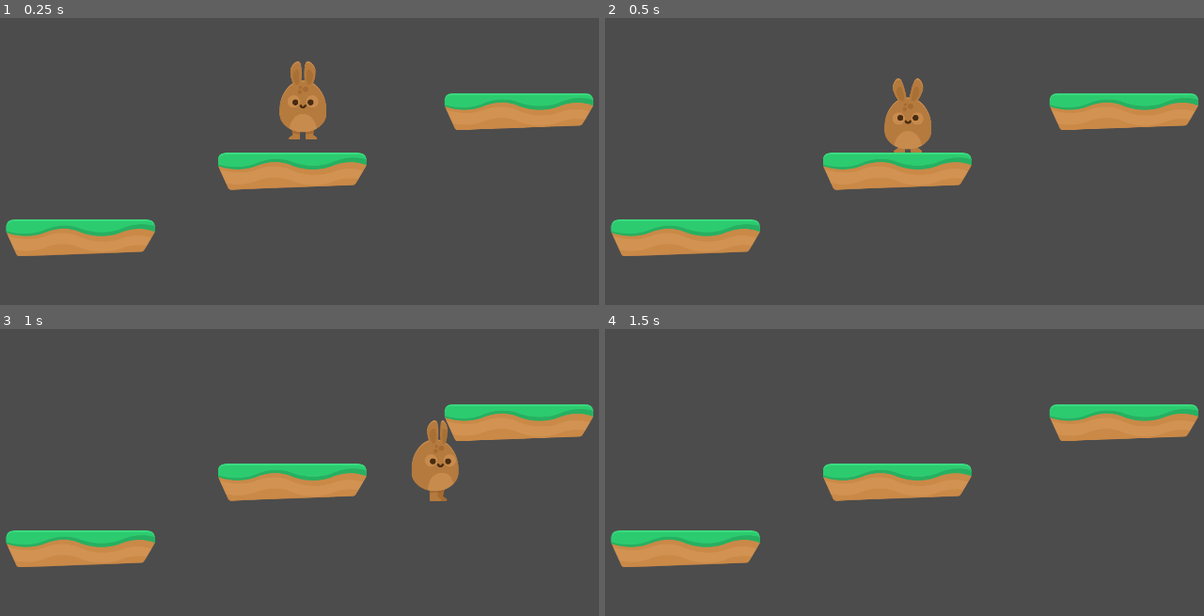
Above: before the commit, frames 1-4 (two rows, left to right).
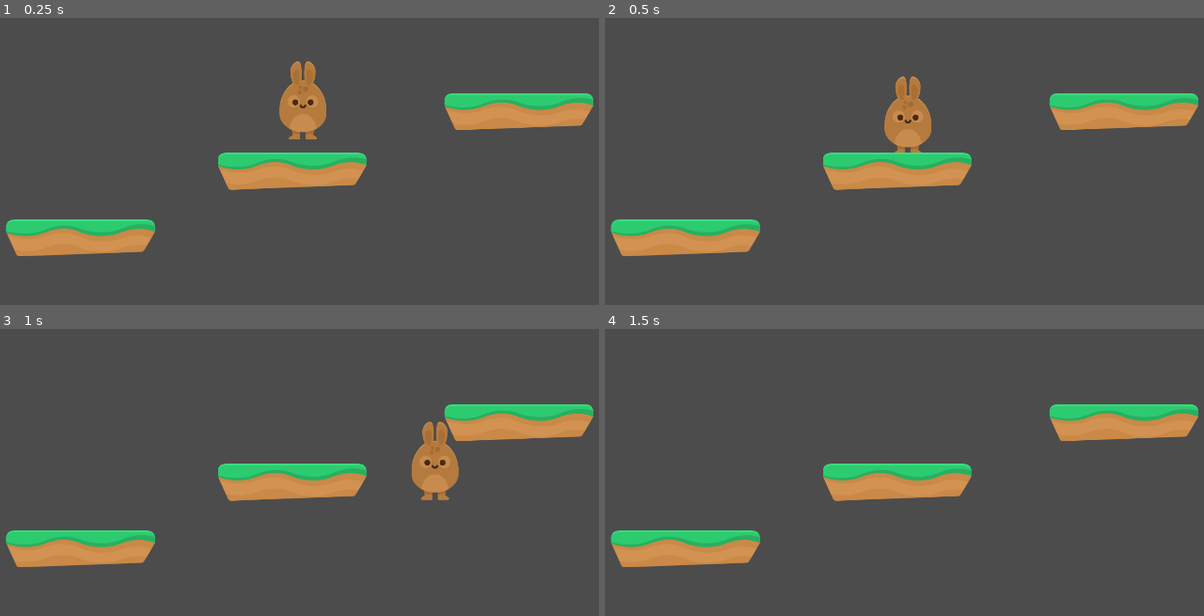
Above: after the commit, the same moments.

Repository: FireBorn123/03_Hoppy-Days_Godot-Course
Game: Godot game, scene res://Scenes/Levels/Level1.tscn
Two runs of this game, one before a commit and one after it. Both use one fixed random seed, a clock stepped at 60 frames per second and the inputs below.
Inputs:
- Up to frame 1 (0.25 s): no input
- Up to frame 2 (0.5 s): no input
- Up to frame 3 (1 s): hold Right (ui_right) from 0.53 s (still down); tap Up (ui_up) at 0.77 s
- Up to frame 4 (1.5 s): keep holding Right (ui_right)

Frame 1 is identical in both runs. In frame 2, 0.3% of the frame differs, in the area x 46-55%, y 20-47%; in frame 3, 0.4%, in the area x 68-77%, y 31-60%; in frame 4, nothing differs.
Error after the commit: Parse Error: The function signature doesn't match the parent. Parent signature is: "void update()". (res://Scripts/PlayerAnimation.gd:3)

Commit message:
Lecture 42: Cleaning Up The Player Code Commit

Diff:
--- a/Hoppy Days/Scenes/Levels/Level1.tscn
+++ b/Hoppy Days/Scenes/Levels/Level1.tscn
@@ -3,7 +3,7 @@
 [ext_resource path="res://Scenes/Player.tscn" type="PackedScene" id=1]
 [ext_resource path="res://GFX/Environment/ground_grass.png" type="Texture" id=2]
 
-[node name="Level1" type="Node2D" index="0"]
+[node name="Level1" type="Node2D"]
 
 [node name="Player" parent="." index="0" instance=ExtResource( 1 )]
 
--- a/Hoppy Days/Scenes/Player.tscn
+++ b/Hoppy Days/Scenes/Player.tscn
@@ -1,12 +1,13 @@
-[gd_scene load_steps=10 format=2]
+[gd_scene load_steps=11 format=2]
 
 [ext_resource path="res://Scripts/Player.gd" type="Script" id=1]
 [ext_resource path="res://GFX/Players/bunny1_ready.png" type="Texture" id=2]
 [ext_resource path="res://GFX/Players/bunny1_stand.png" type="Texture" id=3]
-[ext_resource path="res://GFX/Players/bunny1_walk2.png" type="Texture" id=4]
-[ext_resource path="res://GFX/Players/bunny1_walk1.png" type="Texture" id=5]
-[ext_resource path="res://GFX/Players/bunny1_jump.png" type="Texture" id=6]
+[ext_resource path="res://GFX/Players/bunny1_jump.png" type="Texture" id=4]
+[ext_resource path="res://GFX/Players/bunny1_walk2.png" type="Texture" id=5]
+[ext_resource path="res://GFX/Players/bunny1_walk1.png" type="Texture" id=6]
 [ext_resource path="res://GFX/Players/bunny1_hurt.png" type="Texture" id=7]
+[ext_resource path="res://Scripts/PlayerAnimation.gd" type="Script" id=8]
 
 [sub_resource type="SpriteFrames" id=1]
 
@@ -16,15 +17,15 @@
 "name": "idle",
 "speed": 3.5
 }, {
-"frames": [ ExtResource( 4 ), ExtResource( 5 ) ],
+"frames": [ ExtResource( 4 ) ],
+"loop": true,
+"name": "jump",
+"speed": 5.0
+}, {
+"frames": [ ExtResource( 5 ), ExtResource( 6 ) ],
 "loop": true,
 "name": "run",
 "speed": 6.0
-}, {
-"frames": [ ExtResource( 6 ) ],
-"loop": true,
-"name": "jump",
-"speed": 5.0
 }, {
 "frames": [ ExtResource( 7 ) ],
 "loop": false,
@@ -38,7 +39,7 @@
 radius = 60.8269
 height = 58.5218
 
-[node name="Player" type="KinematicBody2D"]
+[node name="Player" type="KinematicBody2D" index="0"]
 
 input_pickable = false
 collision_layer = 1
@@ -55,6 +56,7 @@
 frames = SubResource( 1 )
 animation = "idle"
 frame = 1
+script = ExtResource( 8 )
 
 [node name="CollisionShape2D" type="CollisionShape2D" parent="." index="1"]
 
--- a/Hoppy Days/Scripts/Player.gd
+++ b/Hoppy Days/Scripts/Player.gd
@@ -3,35 +3,41 @@
 const SPEED = 750
 const GRAVITY = 3000
 const UP = Vector2(0, -1)
-const JUMP_SPEED = -900
+const JUMP_SPEED = -1200
 
 var motion = Vector2()
 
 func _physics_process(delta):
+	update_motion(delta)
+
+func _process(delta):
+	update_animation(motion)
+
+func update_motion(delta):
 	fall(delta)
 	run()
 	jump()
 	move_and_slide(motion, UP)
 
+func update_animation(motion):
+	$AnimatedSprite.update(motion)
+
 func fall(delta):
 	if is_on_floor():
 		motion.y = 0
 	else:
-		motion.y += GRAVITY * delta
+		motion.y += GRAVITY * delta #Essentially because we have delta built into move and slide, we have m/s^2 (Gravity *delta*delta)
 
 func run():
 	if Input.is_action_pressed("ui_right") and not Input.is_action_pressed("ui_left"):
 		motion.x = SPEED
-		$AnimatedSprite.flip_h = false
-		$AnimatedSprite.play("run")
+
 	elif Input.is_action_pressed("ui_left") and not Input.is_action_pressed("ui_right"):
 		motion.x = -SPEED
-		$AnimatedSprite.flip_h = true
-		$AnimatedSprite.play("run")
+
 	else:
 		motion.x = 0
-		$AnimatedSprite.flip_h = false
-		$AnimatedSprite.play("idle")
+
 
 
 func jump():
--- /dev/null
+++ b/Hoppy Days/Scripts/PlayerAnimation.gd
@@ -0,0 +1,14 @@
+extends AnimatedSprite
+
+func update(motion):
+	if motion.y < 0:
+		play("jump")
+	elif motion.x > 0:
+		flip_h = false
+		play("run")
+	elif motion.x < 0:
+		flip_h = true
+		play("run")
+	else:
+		flip_h = false
+		play("idle")
